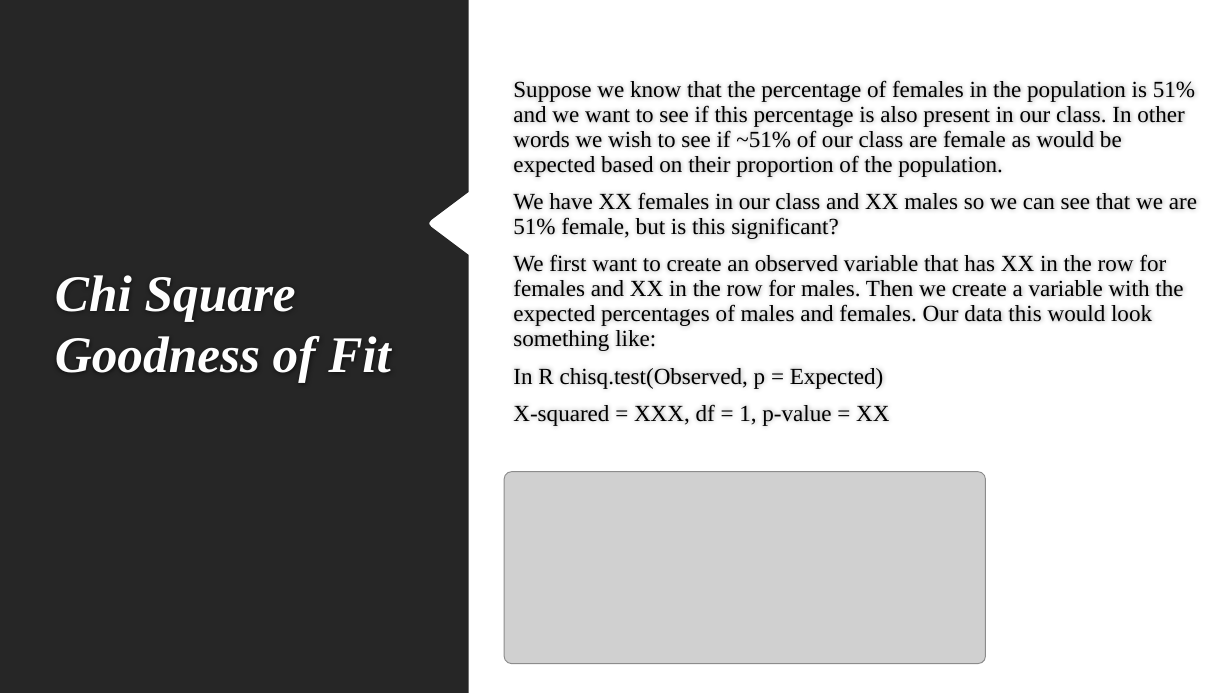
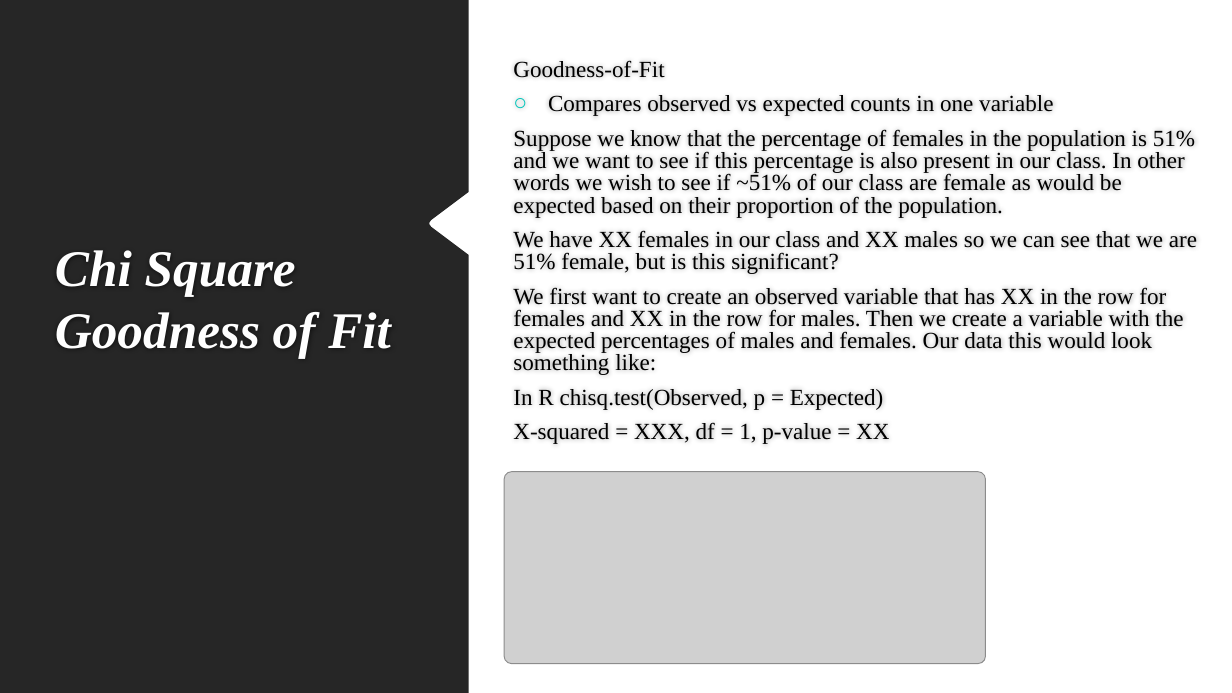
Before and after one commit to melhzy/data_analytics, a slide deck: slide 49 of Week1_Simple_Effect/Week 1 Simple effect.pptx. Drawn at 1232x693 pixels with LibreOffice and Linux fonts; fonts in the diff are those of the drawing; grey boxes stand for pictures; background and template pictures are left out. Boxes give left, top, right and bottom in pixels: in the first picture for what was removed or moved away, otherwise in the second. Text is boxed around its words. In the diff, an @@ line names an element or a change of style, - is before the commit and + after.

```diff
--- a/Week1_Simple_Effect/Week 1 Simple effect.pptx
+++ b/Week1_Simple_Effect/Week 1 Simple effect.pptx
@@ title "Chi Square Goodness of Fit": place and size @@
-title "Chi Square Goodness of Fit" at (55,275,391,383)
+title "Chi Square Goodness of Fit" at (55,250,391,358)
@@ text at (513,60,1053,116): paragraphs added @@
+Goodness-of-Fit
+○ Compares observed vs expected counts in one variable
@@ text at (513,129,1197,444): line spacing 0.9 to 0.8 @@
```
Also in this commit, not shown: 13 other slides changed, 4 other files.
